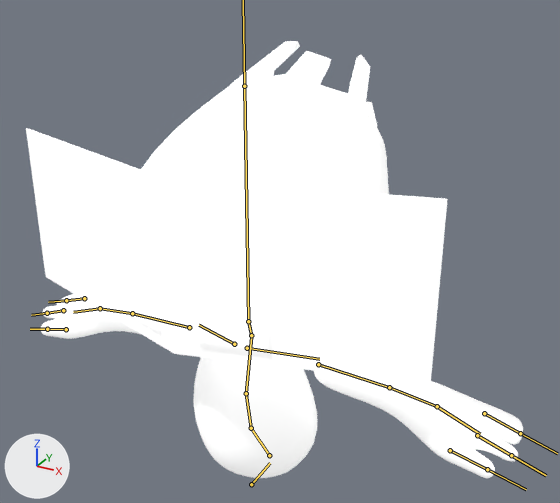
An edit to the FBX model RecyClash_Content/Model/AI_3D/AI_00.fbx, drawn before and after from the same camera.
Rendered twice from a 50 mm lens placed at (3.22, -5.27, 5.24), pointed at (0.1, 0.41, 2.4). Lighting does not change. The marker at lower left points along +X, +Y and +Z. The bones that bend it are drawn over the model as lines.

The first picture shows 'AI_Body_Obj', 'AI_Eye_Obj', 'PlayerHead_Obj'.
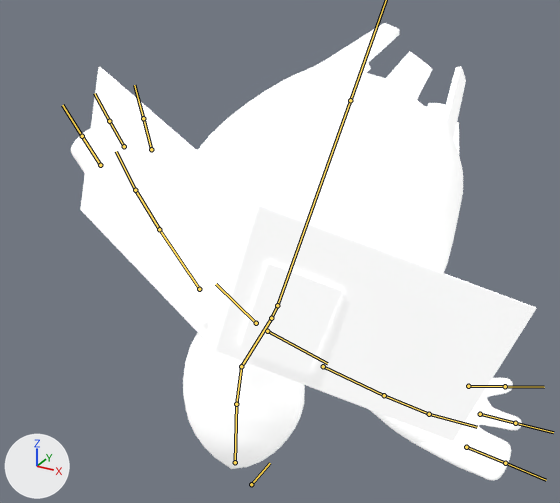
Commit message: リサ、AIにリザルト用アニメーション追加（AI_Dance,Risa_Dance）

The newer file adds an action. The first version stands in its rest pose; the second is drawn at frame 41 of the action 'AI_Armature_Obj|AI_Dance'.

What differs and where, as boxes [x1, y1, x2, y2] in the pictures (560 x 503 px):
'AI_Eye_Obj', posed (8% wider, 45% taller)
    before: [26, 128, 448, 385]
    after: [80, 67, 537, 441]
'PlayerHead_Obj', posed
    before: [141, 41, 389, 195]
    after: [197, 23, 466, 273]
'AI_Body_Obj', posed (7% narrower, 91% taller)
    before: [40, 294, 523, 478]
    after: [71, 128, 522, 480]
bone 'SpineBtm', root to tip
    before: (269, 455) to (251, 428)
    after: (235, 462) to (236, 404)
bone 'SpineMid', root to tip
    before: (251, 428) to (246, 393)
    after: (236, 404) to (241, 366)
bone 'SpineTop', root to tip
    before: (246, 393) to (251, 336)
    after: (241, 366) to (271, 319)
bone 'Neck', root to tip
    before: (251, 335) to (248, 321)
    after: (271, 318) to (277, 305)
bone 'Head', root to tip
    before: (248, 321) to (244, 86)
    after: (277, 305) to (350, 100)
bone 'UpperArm.L', root to tip
    before: (318, 364) to (389, 387)
    after: (323, 366) to (384, 395)
bone 'ForeArm.L', root to tip
    before: (389, 387) to (437, 406)
    after: (384, 395) to (429, 414)
bone 'Hand.L', root to tip
    before: (437, 406) to (480, 434)
    after: (429, 414) to (477, 427)
bone 'Hand.L.001', root to tip
    before: (484, 413) to (520, 433)
    after: (466, 447) to (505, 463)
bone 'Hand.L.002', root to tip
    before: (477, 435) to (511, 455)
    after: (480, 414) to (515, 423)
bone 'Hand.L.003', root to tip
    before: (450, 450) to (487, 469)
    after: (468, 386) to (505, 386)
bone 'UpperArm.R', root to tip
    before: (189, 327) to (132, 313)
    after: (199, 289) to (159, 229)
bone 'ForeArm.R', root to tip
    before: (132, 313) to (100, 308)
    after: (159, 229) to (135, 190)
bone 'Hand.R', root to tip
    before: (100, 308) to (73, 312)
    after: (135, 190) to (116, 151)
bone 'Hand.R.001', root to tip
    before: (84, 298) to (66, 300)
    after: (100, 165) to (82, 136)
bone 'Hand.R.002', root to tip
    before: (63, 310) to (47, 313)
    after: (124, 146) to (109, 121)
bone 'Hand.R.003', root to tip
    before: (66, 329) to (47, 329)
    after: (151, 149) to (143, 118)

The change, as a list of edits to the scene's bpy script:
```text
Change bone_spinebtm:
    where bone_spinebtm = bpy.data.objects['AI_Armature_Obj'].pose.bones['SpineBtm']  # child of 'Root'
    bone_spinebtm.location: (0.0, 0.0, 0.0) -> (-0.19, 0.27, 0.26)
    bone_spinebtm.rotation_quaternion: (1.0, 0.0, 0.0, 0.0) -> (0.951, -0.309, -0.013, 0.0)  # degrees (0, 0, 0) -> degrees (-36, -1, 1)
Change bone_spinemid:
    where bone_spinemid = bpy.data.objects['AI_Armature_Obj'].pose.bones['SpineMid']  # child of 'SpineBtm'
    bone_spinemid.rotation_quaternion: (1.0, 0.0, 0.0, 0.0) -> (0.972, 0.222, 0.024, -0.068)  # degrees (0, 0, 0) -> degrees (25, 4, -7)
Change bone_spinetop:
    where bone_spinetop = bpy.data.objects['AI_Armature_Obj'].pose.bones['SpineTop']  # child of 'SpineMid'
    bone_spinetop.rotation_quaternion: (1.0, 0.0, 0.0, 0.0) -> (0.988, 0.042, 0.071, -0.131)  # degrees (0, 0, 0) -> degrees (4, 9, -15)
Change bone_neck:
    where bone_neck = bpy.data.objects['AI_Armature_Obj'].pose.bones['Neck']  # child of 'SpineTop'
    bone_neck.rotation_quaternion: (1.0, 0.0, 0.0, 0.0) -> (0.999, -0.047, 0.0, 0.001)  # degrees (0, 0, 0) -> degrees (-5, 0, 0)
Change bone_head:
    where bone_head = bpy.data.objects['AI_Armature_Obj'].pose.bones['Head']  # child of 'Neck'
    bone_head.rotation_quaternion: (1.0, 0.0, 0.0, 0.0) -> (0.989, 0.137, -0.012, 0.047)  # degrees (0, 0, 0) -> degrees (16, -2, 5)
Change bone_upperarm_l:
    where bone_upperarm_l = bpy.data.objects['AI_Armature_Obj'].pose.bones['UpperArm.L']  # child of 'Shoulder.L'
    bone_upperarm_l.location: (0.0, 0.0, 0.0) -> (0.03, -0.05, 0.01)
    bone_upperarm_l.rotation_quaternion: (1.0, 0.0, 0.0, 0.0) -> (-0.342, 0.071, 0.907, 0.236)  # degrees (0, 0, 0) -> degrees (-30, -139, 2)
Change bone_forearm_l:
    where bone_forearm_l = bpy.data.objects['AI_Armature_Obj'].pose.bones['ForeArm.L']  # child of 'UpperArm.L'
    bone_forearm_l.rotation_quaternion: (1.0, 0.0, 0.0, 0.0) -> (0.994, 0.079, -0.058, -0.056)  # degrees (0, 0, 0) -> degrees (9, -6, -7)
Change bone_hand_l:
    where bone_hand_l = bpy.data.objects['AI_Armature_Obj'].pose.bones['Hand.L']  # child of 'ForeArm.L'
    bone_hand_l.rotation_quaternion: (1.0, 0.0, 0.0, 0.0) -> (0.982, 0.132, 0.126, -0.057)  # degrees (0, 0, 0) -> degrees (15, 15, -5)
Change bone_hand_l_001:
    where bone_hand_l_001 = bpy.data.objects['AI_Armature_Obj'].pose.bones['Hand.L.001']  # child of 'Hand.L'
    bone_hand_l_001.rotation_quaternion: (1.0, 0.0, 0.0, 0.0) -> (0.999, 0.035, -0.021, 0.007)  # degrees (0, 0, 0) -> degrees (4, -2, 1)
Change bone_hand_l_002:
    where bone_hand_l_002 = bpy.data.objects['AI_Armature_Obj'].pose.bones['Hand.L.002']  # child of 'Hand.L'
    bone_hand_l_002.rotation_quaternion: (1.0, 0.0, 0.0, 0.0) -> (0.998, -0.047, 0.008, -0.034)  # degrees (0, 0, 0) -> degrees (-5, 1, -4)
Change bone_hand_l_003:
    where bone_hand_l_003 = bpy.data.objects['AI_Armature_Obj'].pose.bones['Hand.L.003']  # child of 'Hand.L'
    bone_hand_l_003.rotation_quaternion: (1.0, 0.0, 0.0, 0.0) -> (0.975, -0.164, 0.059, -0.136)  # degrees (0, 0, 0) -> degrees (-20, 4, -17)
Change bone_upperarm_r:
    where bone_upperarm_r = bpy.data.objects['AI_Armature_Obj'].pose.bones['UpperArm.R']  # child of 'Shoulder.R'
    bone_upperarm_r.location: (0.0, 0.0, 0.0) -> (-0.04, 0.04, -0.07)
    bone_upperarm_r.rotation_quaternion: (1.0, 0.0, 0.0, 0.0) -> (0.312, 0.013, 0.906, 0.288)  # degrees (0, 0, 0) -> degrees (-40, 146, -14)
Change bone_forearm_r:
    where bone_forearm_r = bpy.data.objects['AI_Armature_Obj'].pose.bones['ForeArm.R']  # child of 'UpperArm.R'
    bone_forearm_r.rotation_quaternion: (1.0, 0.0, 0.0, 0.0) -> (0.995, 0.022, 0.097, 0.029)  # degrees (0, 0, 0) -> degrees (3, 11, 4)
Change bone_hand_r:
    where bone_hand_r = bpy.data.objects['AI_Armature_Obj'].pose.bones['Hand.R']  # child of 'ForeArm.R'
    bone_hand_r.rotation_quaternion: (1.0, 0.0, 0.0, 0.0) -> (0.999, 0.019, -0.034, -0.009)  # degrees (0, 0, 0) -> degrees (2, -4, -1)
Change bone_hand_r_001:
    where bone_hand_r_001 = bpy.data.objects['AI_Armature_Obj'].pose.bones['Hand.R.001']  # child of 'Hand.R'
    bone_hand_r_001.rotation_quaternion: (1.0, 0.0, 0.0, 0.0) -> (0.998, -0.064, -0.003, -0.028)  # degrees (0, 0, 0) -> degrees (-7, -1, -3)
Change bone_hand_r_002:
    where bone_hand_r_002 = bpy.data.objects['AI_Armature_Obj'].pose.bones['Hand.R.002']  # child of 'Hand.R'
    bone_hand_r_002.rotation_quaternion: (1.0, 0.0, 0.0, 0.0) -> (0.993, -0.111, -0.016, -0.044)  # degrees (0, 0, 0) -> degrees (-13, -2, -5)
Change bone_hand_r_003:
    where bone_hand_r_003 = bpy.data.objects['AI_Armature_Obj'].pose.bones['Hand.R.003']  # child of 'Hand.R'
    bone_hand_r_003.rotation_quaternion: (1.0, 0.0, 0.0, 0.0) -> (0.983, -0.14, -0.056, 0.102)  # degrees (0, 0, 0) -> degrees (-17, -5, 13)
```
